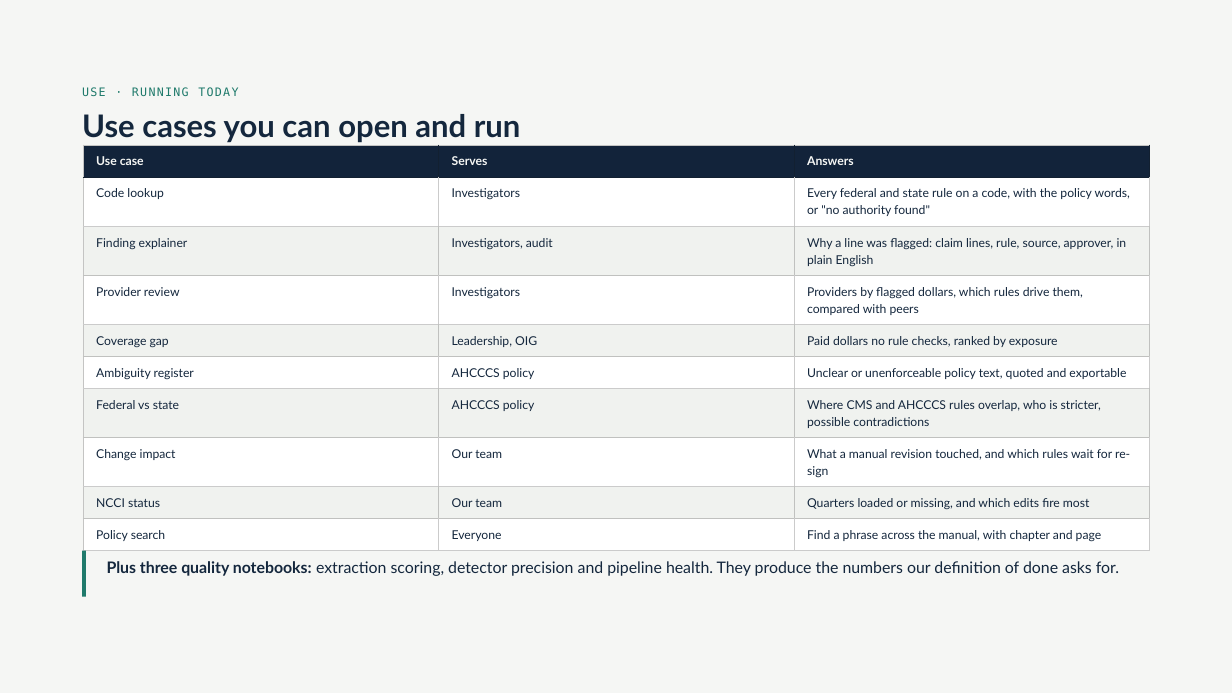
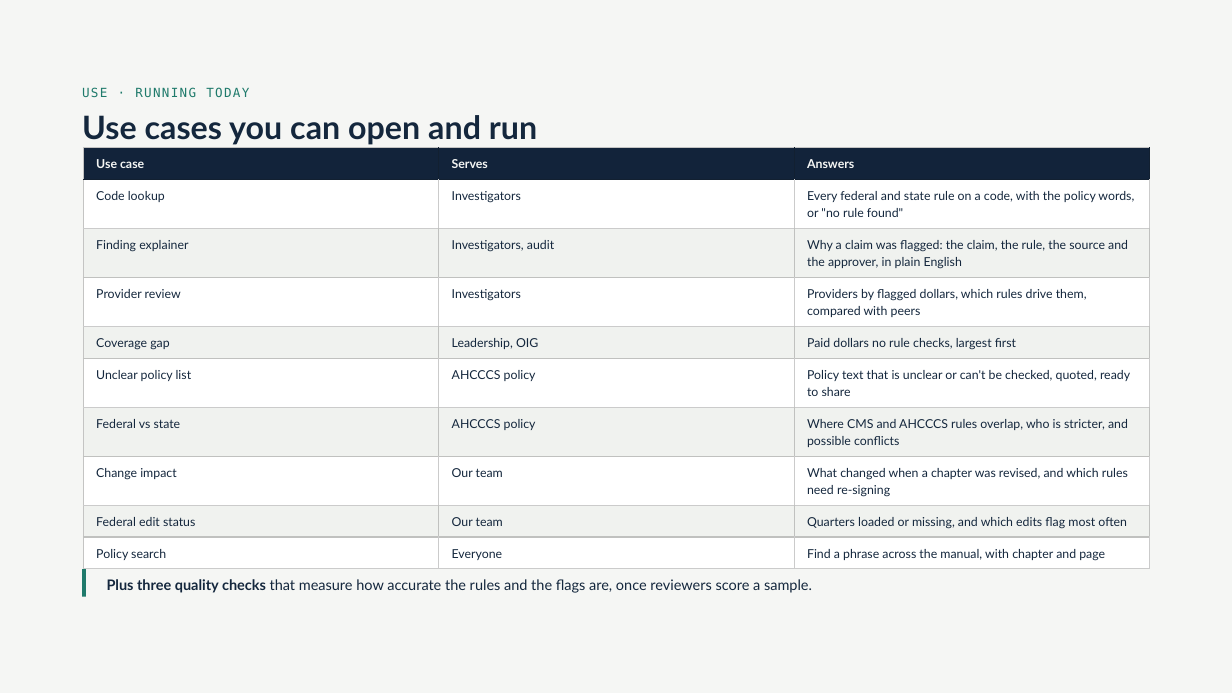
Before and after one commit to Sedozan/policy_intelligence, a slide deck: slide 7 of Knowledge Base MVP.pptx (slide 8 before the commit). Drawn at 1232x693 pixels with LibreOffice and Linux fonts; fonts in the diff are those of the drawing. Boxes give left, top, right and bottom in pixels: in the first picture for what was removed or moved away, otherwise in the second. Text is boxed around its words. In the diff, an @@ line names an element or a change of style, - is before the commit and + after.

```diff
--- a/Knowledge Base MVP.pptx
+++ b/Knowledge Base MVP.pptx
@@ text "USE · RUNNING TODAY" at [82, 87, 249, 97]: size 9.1 to 9.8 pt; line spacing 12.7pt to 13.7pt @@
@@ text "Use cases you can open ..." at [82, 115, 537, 145]: size 24.2 to 25.2 pt; line spacing 26.7pt to 27.7pt @@
@@ table at [83, 148, 1151, 569] @@
@@ row 2, column 3: "Every federal and state rule on a code, with the policy words, or "no authority found"" to "Every federal and state rule on a code, with the policy words, or "no rule found"" @@
-row 3, column 3: Why a line was flagged: claim lines, rule, source, approver, in plain English
+row 3, column 3: Why a claim was flagged: the claim, the rule, the source and the approver, in plain English
-row 5, column 3: Paid dollars no rule checks, ranked by exposure
+row 5, column 3: Paid dollars no rule checks, largest first
-row 6, column 1: Ambiguity register
+row 6, column 1: Unclear policy list
-row 6, column 3: Unclear or unenforceable policy text, quoted and exportable
+row 6, column 3: Policy text that is unclear or can't be checked, quoted, ready to share
-row 7, column 3: Where CMS and AHCCCS rules overlap, who is stricter, possible contradictions
+row 7, column 3: Where CMS and AHCCCS rules overlap, who is stricter, and possible conflicts
-row 8, column 3: What a manual revision touched, and which rules wait for re-sign
+row 8, column 3: What changed when a chapter was revised, and which rules need re-signing
-row 9, column 1: NCCI status
+row 9, column 1: Federal edit status
-row 9, column 3: Quarters loaded or missing, and which edits fire most
+row 9, column 3: Quarters loaded or missing, and which edits flag most often
@@ size 9.5 to 9.6 pt in "Use case", "Serves", "Answers", "Code lookup" and 17 more places @@
@@ line spacing 13.3pt to 13.4pt @@
@@ line moved from (84, 551) - (84, 597) to (84, 569) - (84, 597) @@
@@ text at [107, 579, 812, 593]: text changed; size 12.3 to 11.2 pt @@
-Plus three quality notebooks: extraction scoring, detector precision and pipeline health. They produce the numbers our definition of done asks for.
+Plus three quality checks that measure how accurate the rules and the flags are, once reviewers score a sample.
```
Also in this commit, not shown: 2 other slides changed, 5 slides added, 7 slides removed.
